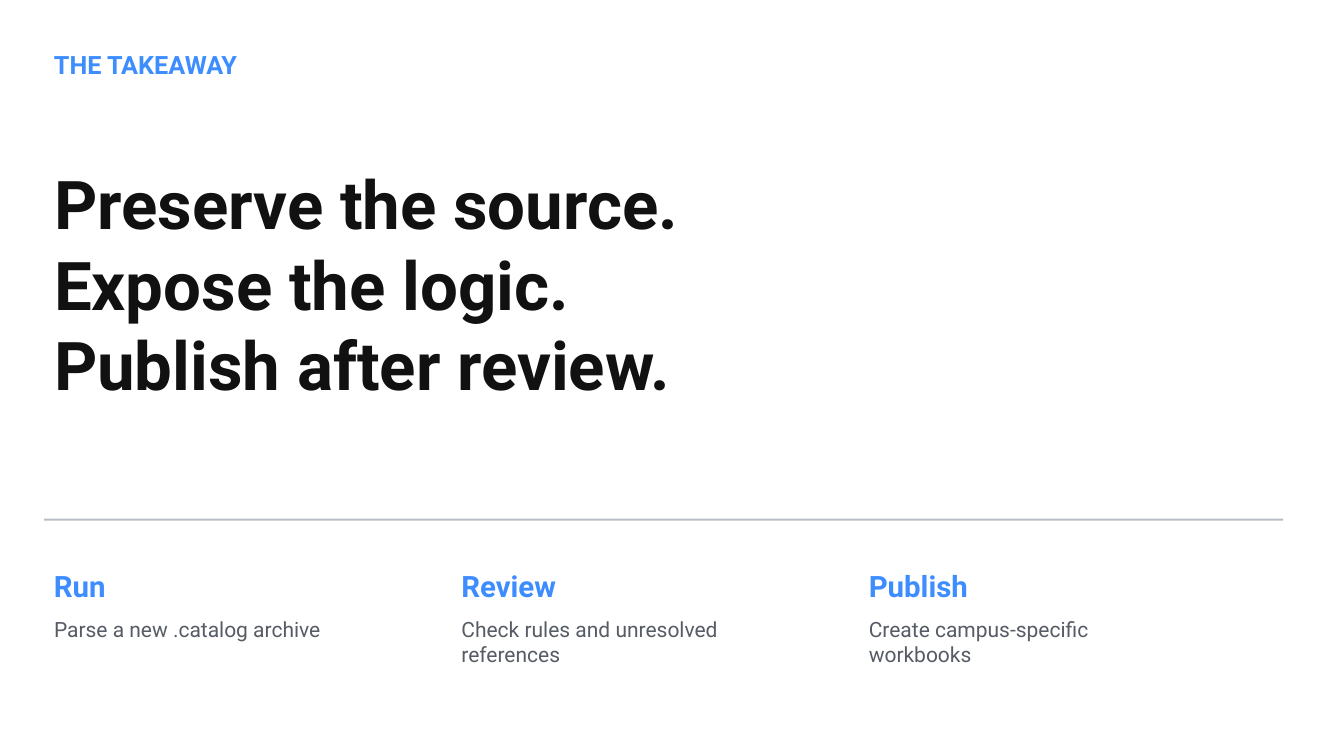
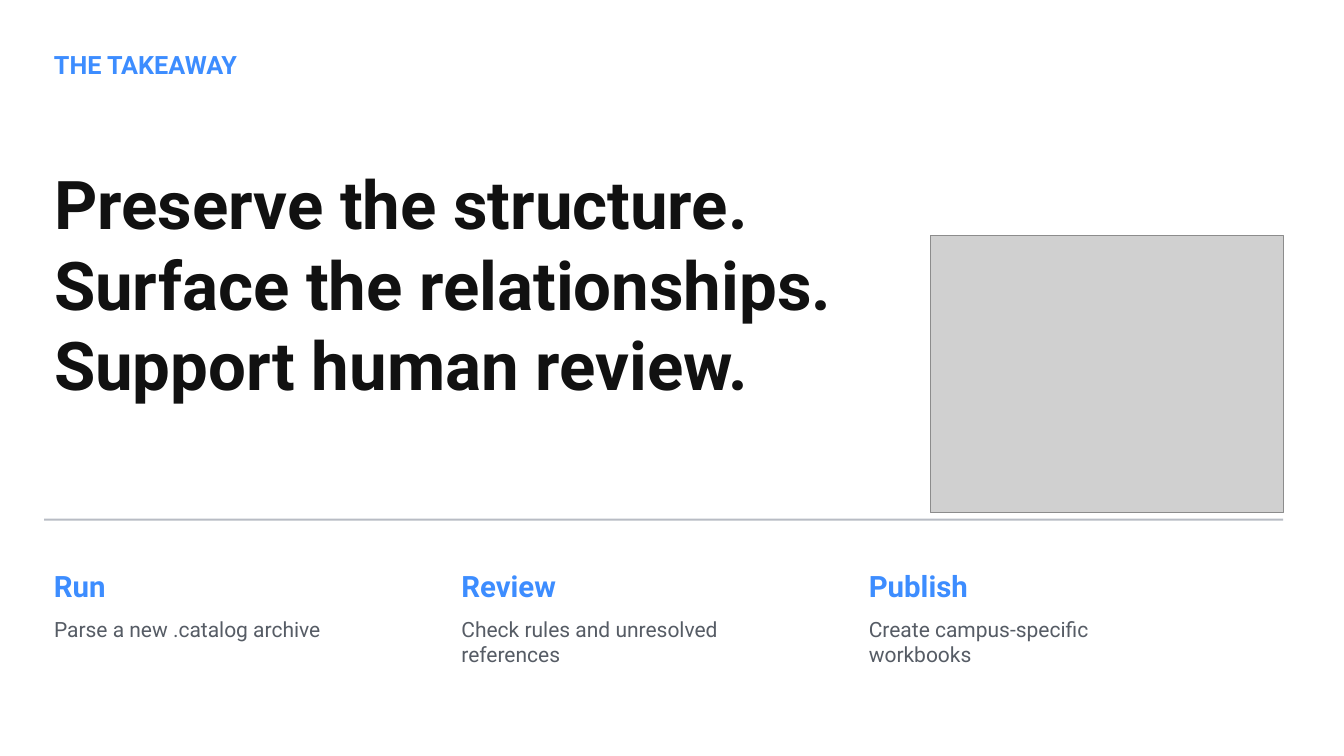
Before and after one commit to kristenchua-commits/alma-analytics-catalog-file-parser-project, a slide deck: slide 12 of documentation/presentations/alma-analytics-catalog-file-parser-overview.pptx (slide 7 before the commit). Drawn at 1344x756 pixels with LibreOffice and Linux fonts; fonts in the diff are those of the drawing; grey boxes stand for pictures. Boxes give left, top, right and bottom in pixels: in the first picture for what was removed or moved away, otherwise in the second. Text is boxed around its words. In the diff, an @@ line names an element or a change of style, - is before the commit and + after.

```diff
--- a/documentation/presentations/alma-analytics-catalog-file-parser-overview.pptx
+++ b/documentation/presentations/alma-analytics-catalog-file-parser-overview.pptx
@@ text at [54, 178, 831, 404]: text changed @@
-Preserve the source.
-Expose the logic.
-Publish after review.
+Preserve the structure.
+Surface the relationships.
+Support human review.
@@ picture added at [931, 235, 1284, 512] @@
```
Also in this commit, not shown: 6 other slides changed, 5 slides added, 3 other files.
